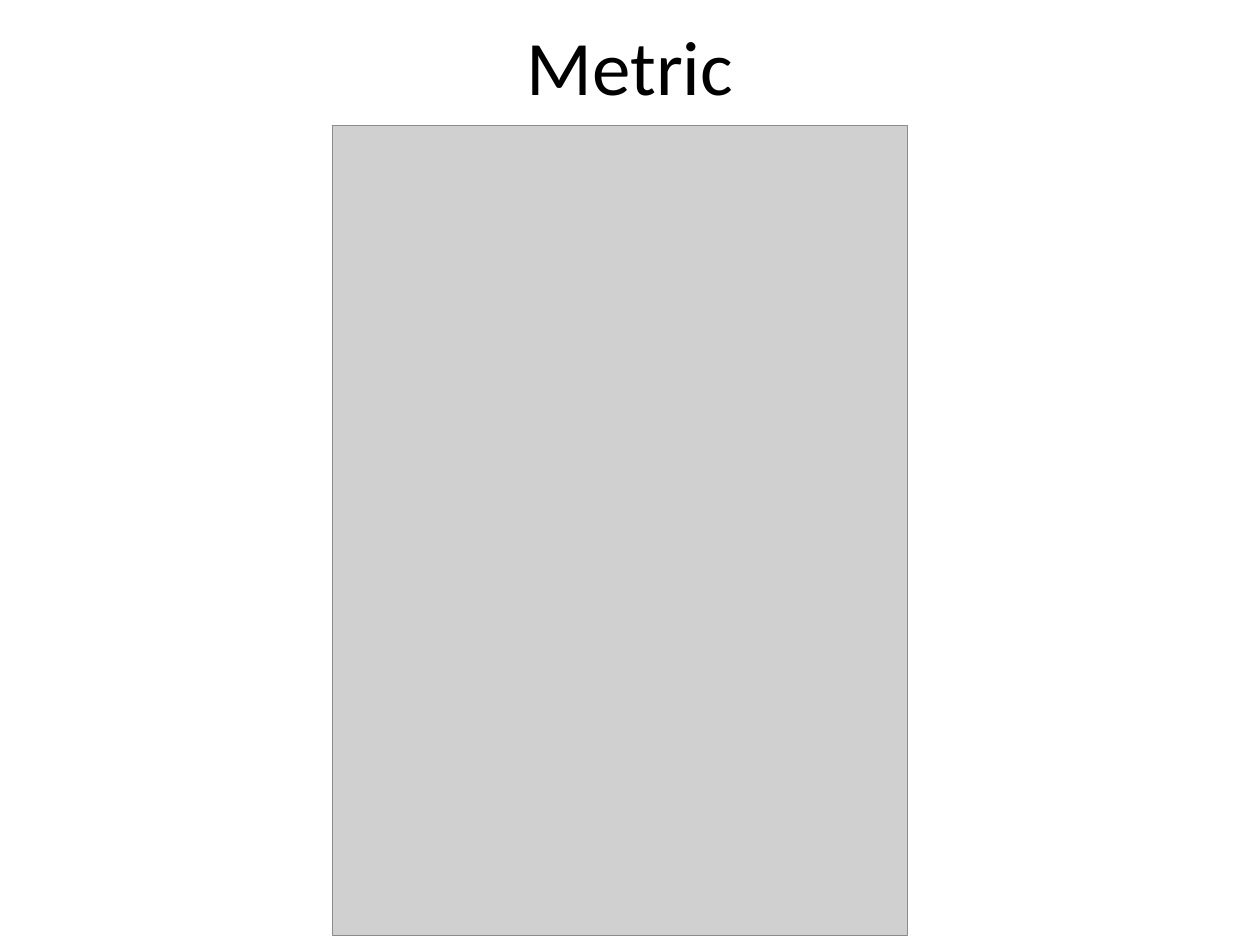
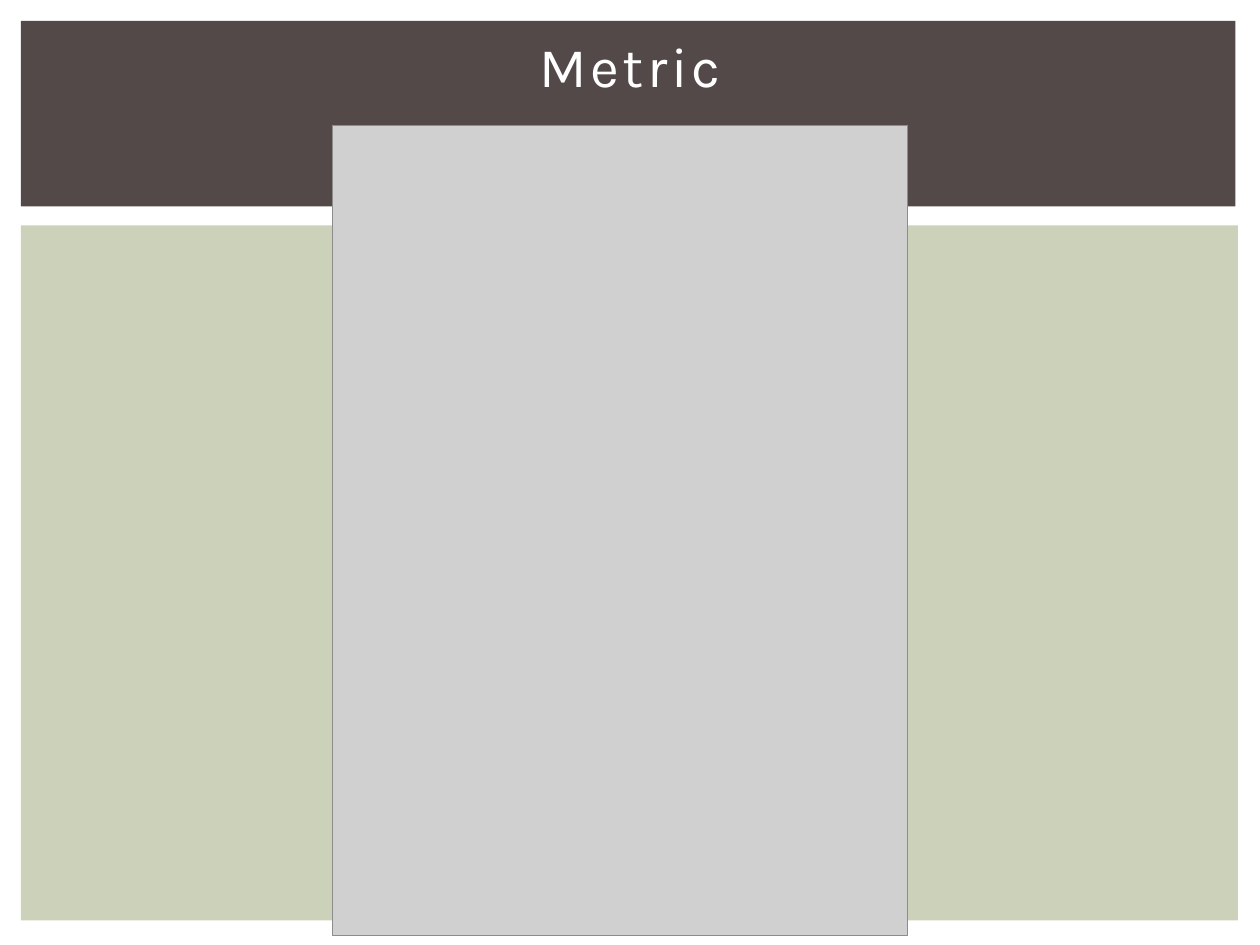
Before and after one commit to 2014-sed-team3/term-project, a slide deck: slide 16 of project/report/report.pptx. Drawn at 1260x945 pixels with LibreOffice and Linux fonts; fonts in the diff are those of the drawing; grey boxes stand for pictures. Boxes give left, top, right and bottom in pixels: in the first picture for what was removed or moved away, otherwise in the second. Text is boxed around its words. In the diff, an @@ line names an element or a change of style, - is before the commit and + after.

```diff
--- a/project/report/report.pptx
+++ b/project/report/report.pptx
@@ rectangle added at (21, 21, 1236, 207), fill #534949 @@
@@ title "Metric" at (540, 48, 721, 88): size 44 to 32 pt, font Calibri to Karla, text colour #000000 to #FFFFFF, letter spacing 0 to 2 pt @@
@@ rectangle added at (21, 226, 1239, 921), fill #CCD1B9 @@
```
Also in this commit, not shown: 26 other slides changed, 2 slides added, 2 slides removed, 1 other file.
